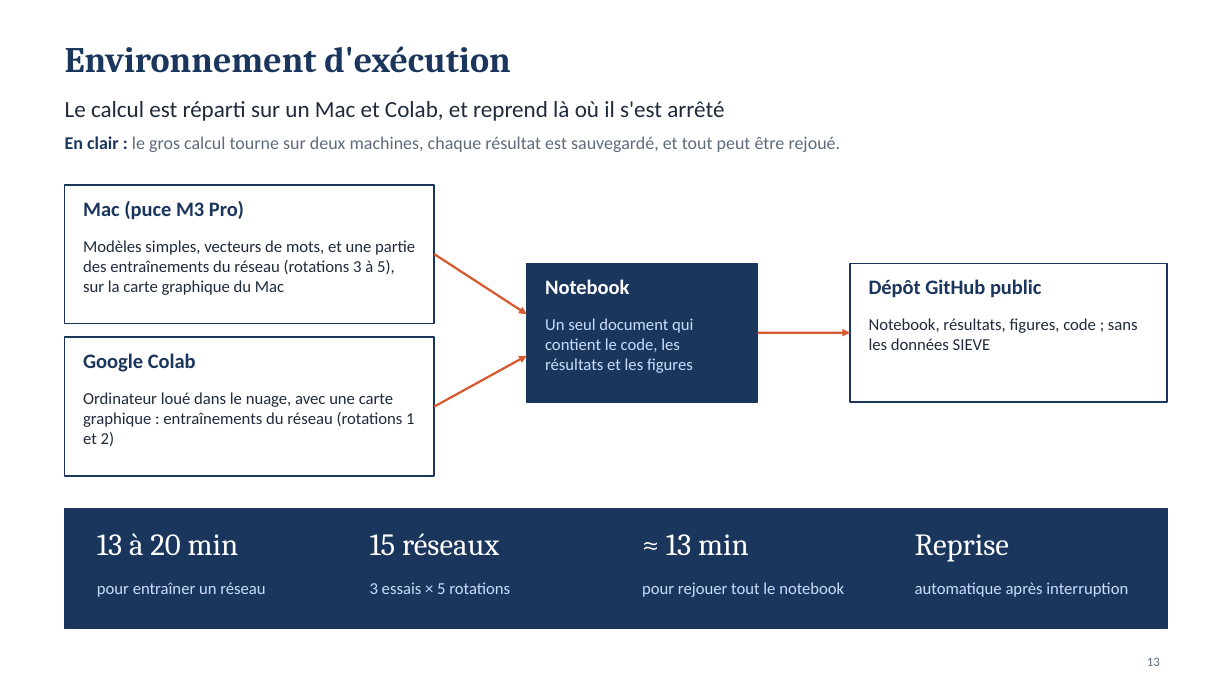
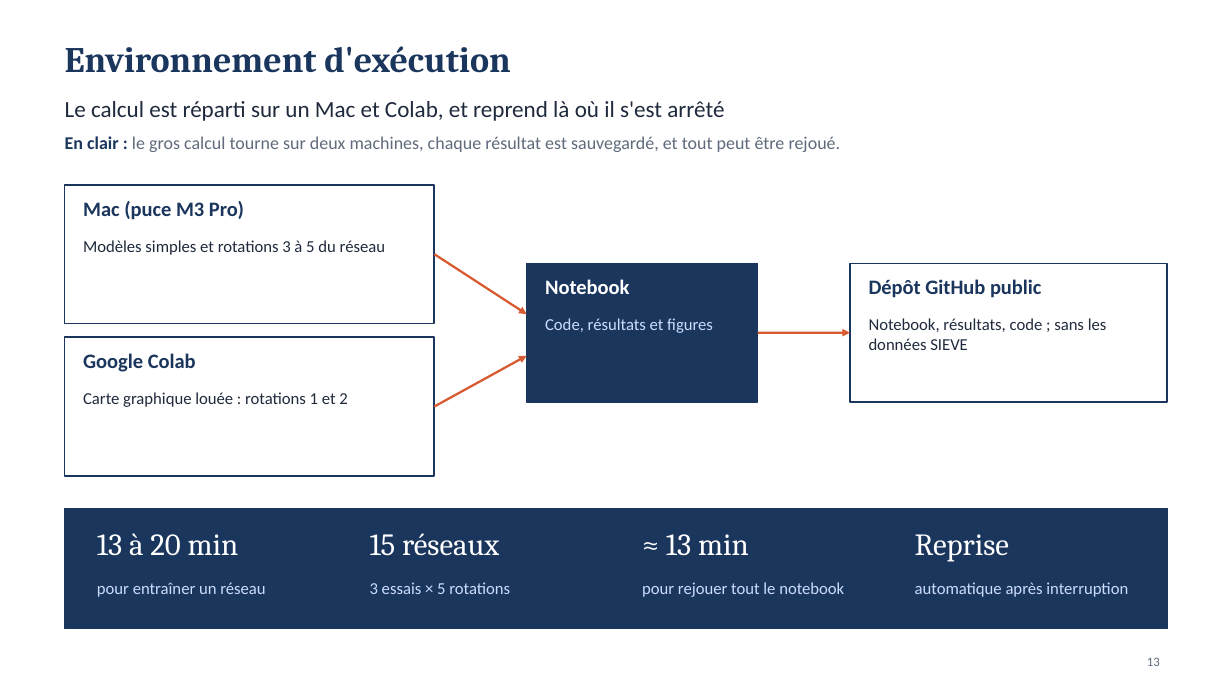
Before and after one commit to MADENIYOU/siem-open-world-log-classification, a slide deck: slide 13 of presentation/Soutenance_SIEM_monde_ouvert.pptx. Drawn at 1232x693 pixels with LibreOffice and Linux fonts; fonts in the diff are those of the drawing. Boxes give left, top, right and bottom in pixels: in the first picture for what was removed or moved away, otherwise in the second. Text is boxed around its words. In the diff, an @@ line names an element or a change of style, - is before the commit and + after.

```diff
--- a/presentation/Soutenance_SIEM_monde_ouvert.pptx
+++ b/presentation/Soutenance_SIEM_monde_ouvert.pptx
@@ text at bbox=[83, 240, 385, 255]: text changed @@
-Modèles simples, vecteurs de mots, et une partie des entraînements du réseau (rotations 3 à 5), sur la carte graphique du Mac
+Modèles simples et rotations 3 à 5 du réseau
@@ text at bbox=[545, 318, 713, 333]: text changed @@
-Un seul document qui contient le code, les résultats et les figures
+Code, résultats et figures
@@ text at bbox=[869, 318, 1107, 350]: text changed @@
-Notebook, résultats, figures, code ; sans les données SIEVE
+Notebook, résultats, code ; sans les données SIEVE
@@ text at bbox=[83, 392, 347, 407]: text changed @@
-Ordinateur loué dans le nuage, avec une carte graphique : entraînements du réseau (rotations 1 et 2)
+Carte graphique louée : rotations 1 et 2
```
Also in this commit, not shown: 13 other slides changed, 2 other files.
